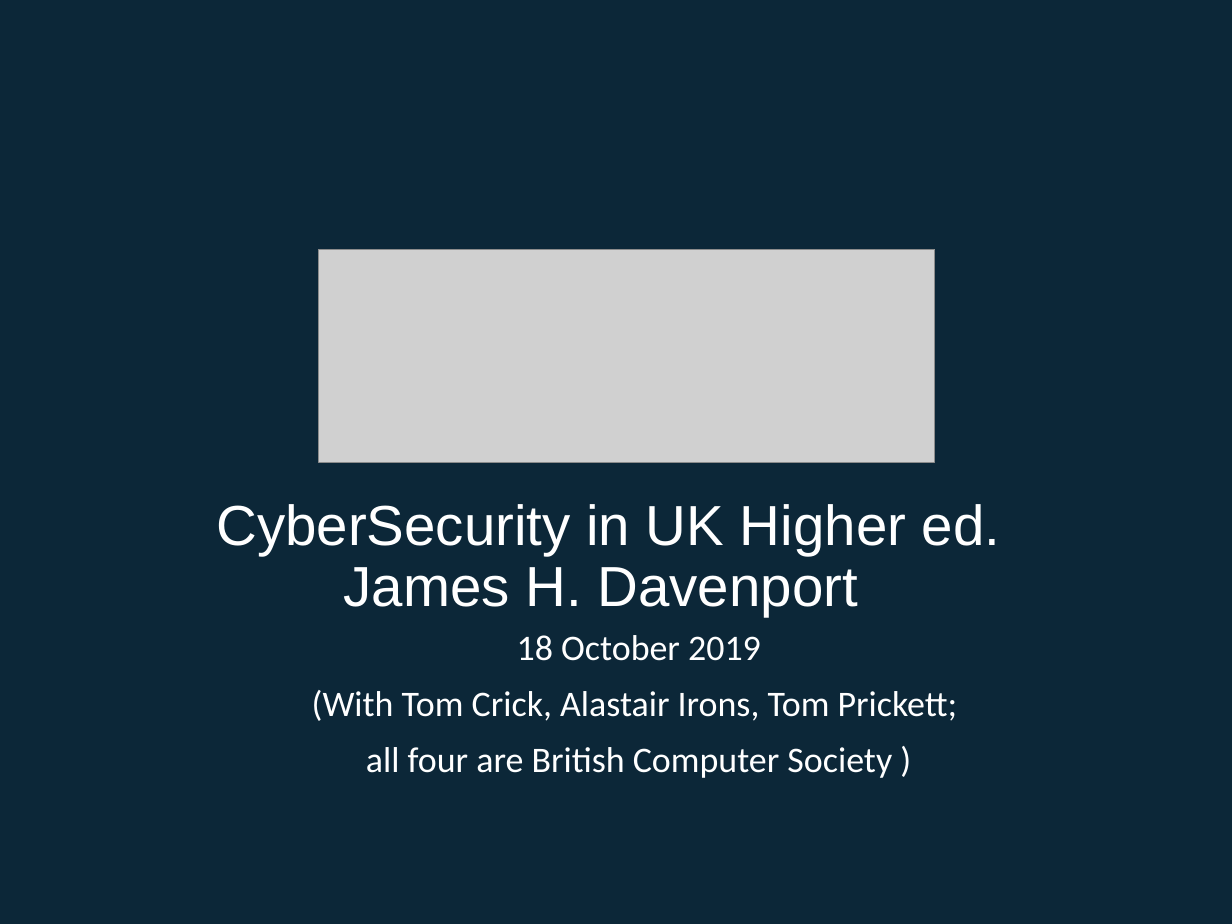
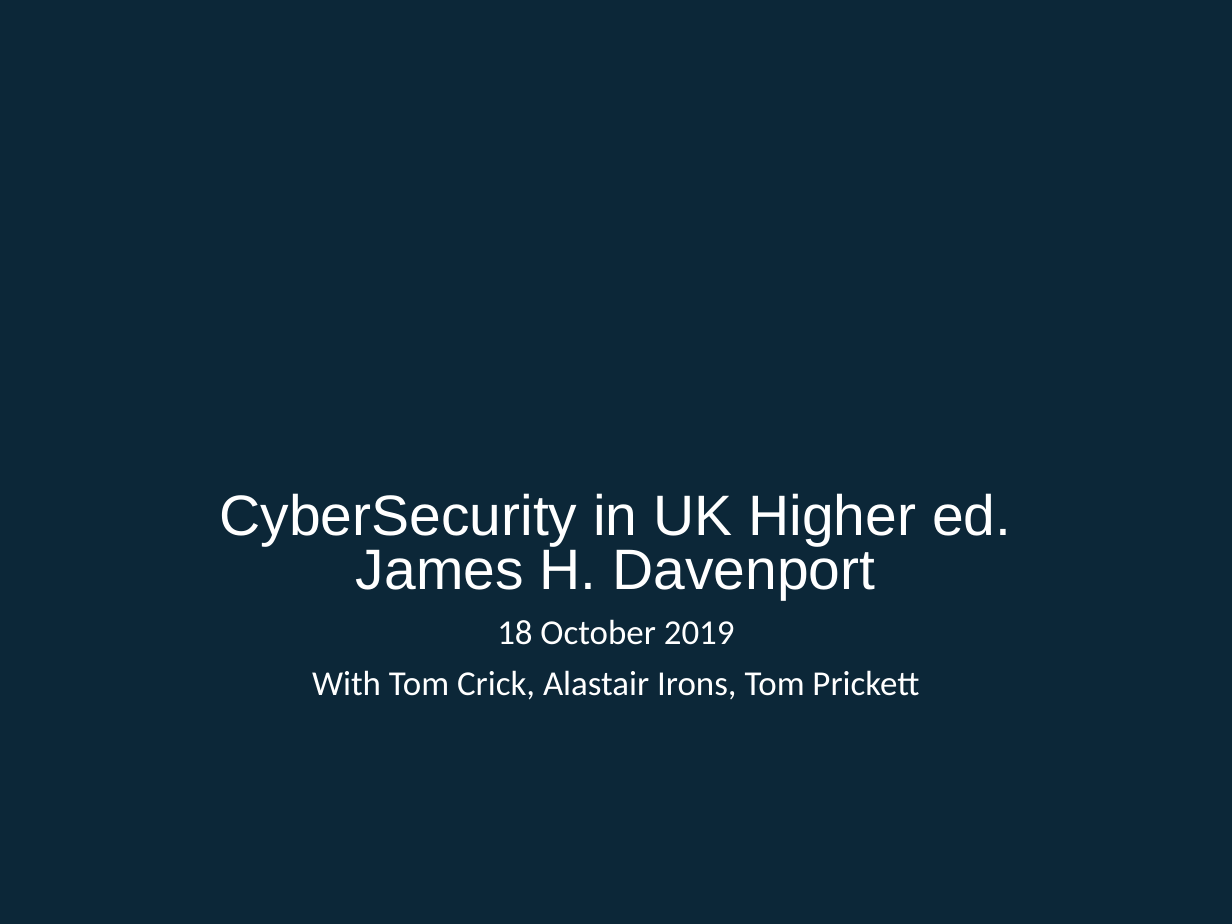
Before and after one commit to tomcrick/FIE2019, a slide deck: slide 1 of TalkatFI2019.pptx. Drawn at 1232x924 pixels with LibreOffice and Linux fonts; fonts in the diff are those of the drawing; grey boxes stand for pictures; background and template pictures are left out. Boxes give left, top, right and bottom in pixels: in the first picture for what was removed or moved away, otherwise in the second. Text is boxed around its words. In the diff, an @@ line names an element or a change of style, - is before the commit and + after.

```diff
--- a/TalkatFI2019.pptx
+++ b/TalkatFI2019.pptx
@@ picture removed at (x1=319, y1=249, x2=935, y2=462) @@
@@ subtitle "CyberSecurity in UK Higher ed. ..." moved from (x1=216, y1=504, x2=1000, y2=616) to (x1=219, y1=493, x2=1011, y2=700) @@
@@ subtitle at (x1=219, y1=493, x2=1011, y2=600): size 33 to 33.3 pt in "CyberSecurity in UK Higher ed. James H. ..."; line spacing 0.9 to 0.8; more space between paragraphs @@
@@ subtitle at (x1=312, y1=619, x2=919, y2=700): paragraphs added @@
+18 October 2019
+With Tom Crick, Alastair Irons, Tom Prickett
@@ text removed at (x1=312, y1=635, x2=958, y2=778) @@
-18 October 2019
-(With Tom Crick, Alastair Irons, Tom Prickett;
-all four are British Computer Society )
```
Also in this commit, not shown: 10 other slides changed.
